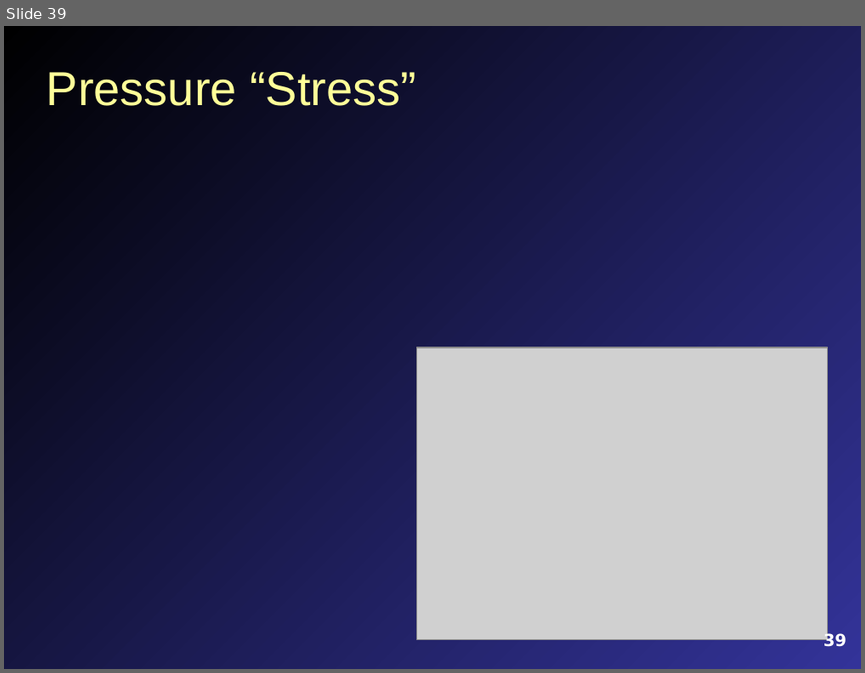
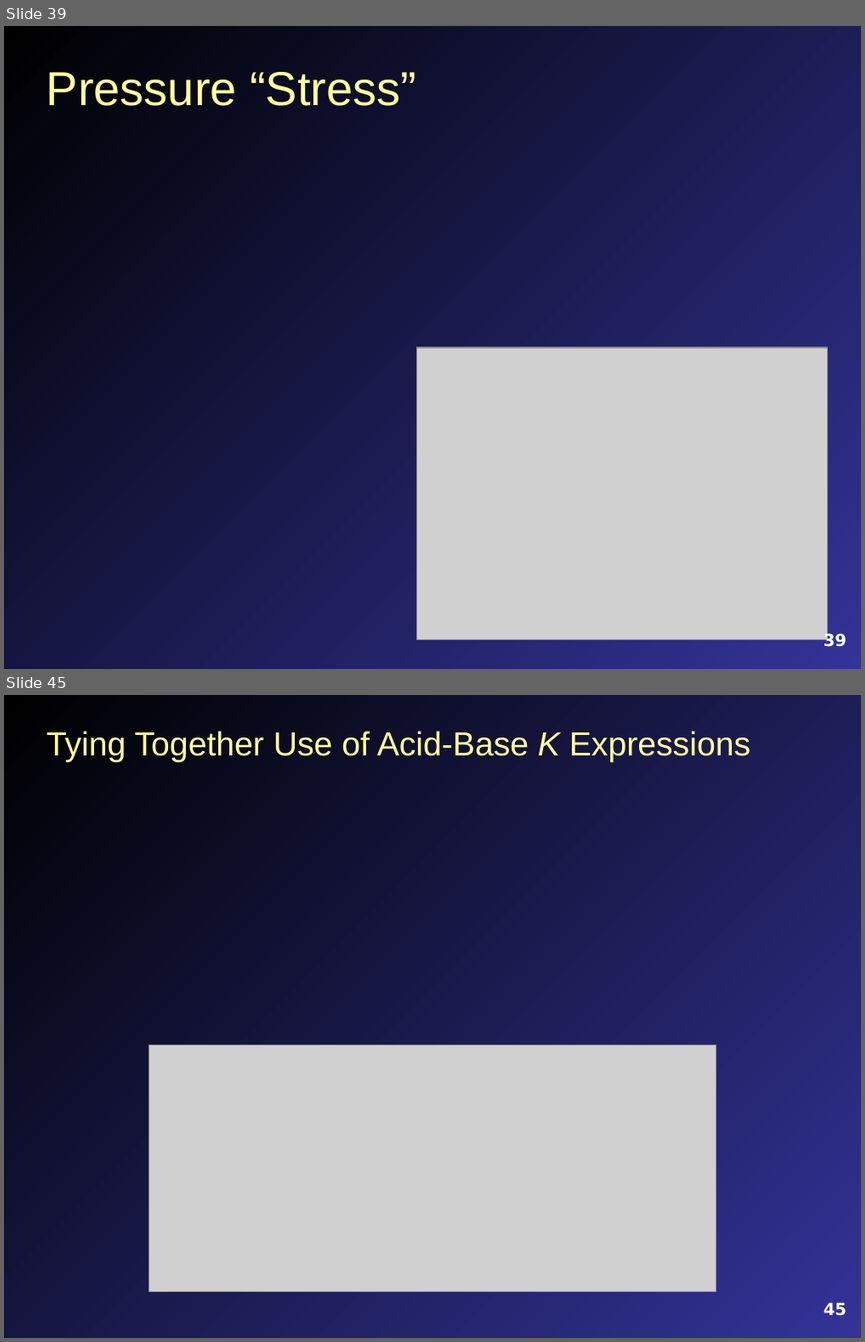
Before and after one commit to mavigozler/mavigozler.github.io, a slide deck: Teaching/Chemistry/Lecture Slides/FCC Chem 3A Chap 13 Content.pptx. Shown one above the other, each under a label of ours: slide 39 before the commit, slides 39 and 45 after it; the slides between them are not shown. The pictures are 865x673 and 865x1342 pixels, drawn with LibreOffice and Linux fonts; fonts in the diff are those of the drawing; grey boxes stand for pictures. Boxes give left, top, right and bottom in pixels: in the first picture for what was removed or moved away, otherwise in the second. Text is boxed around its words. In the diff, an @@ line names an element or a change of style, - is before the commit and + after.

```diff
--- a/Teaching/Chemistry/Lecture Slides/FCC Chem 3A Chap 13 Content.pptx
+++ b/Teaching/Chemistry/Lecture Slides/FCC Chem 3A Chap 13 Content.pptx
@@ slide 45 added at <box>4,695,861,1338</box>, background gradient #000000 to #333399 @@
@@ title added at <box>46,731,750,762</box>, 28 pt, text #FFFF99 @@
+Tying Together Use of Acid-Base K Expressions
@@ picture added at <box>148,1044,716,1292</box> @@
@@ page number added at <box>823,1302,846,1315</box>, 14 pt, text #FFFFFF, bold @@
+45
```
Also in this commit, not shown: 8 slides changed, 10 other slides added, 3 slides removed, 13 other files.
